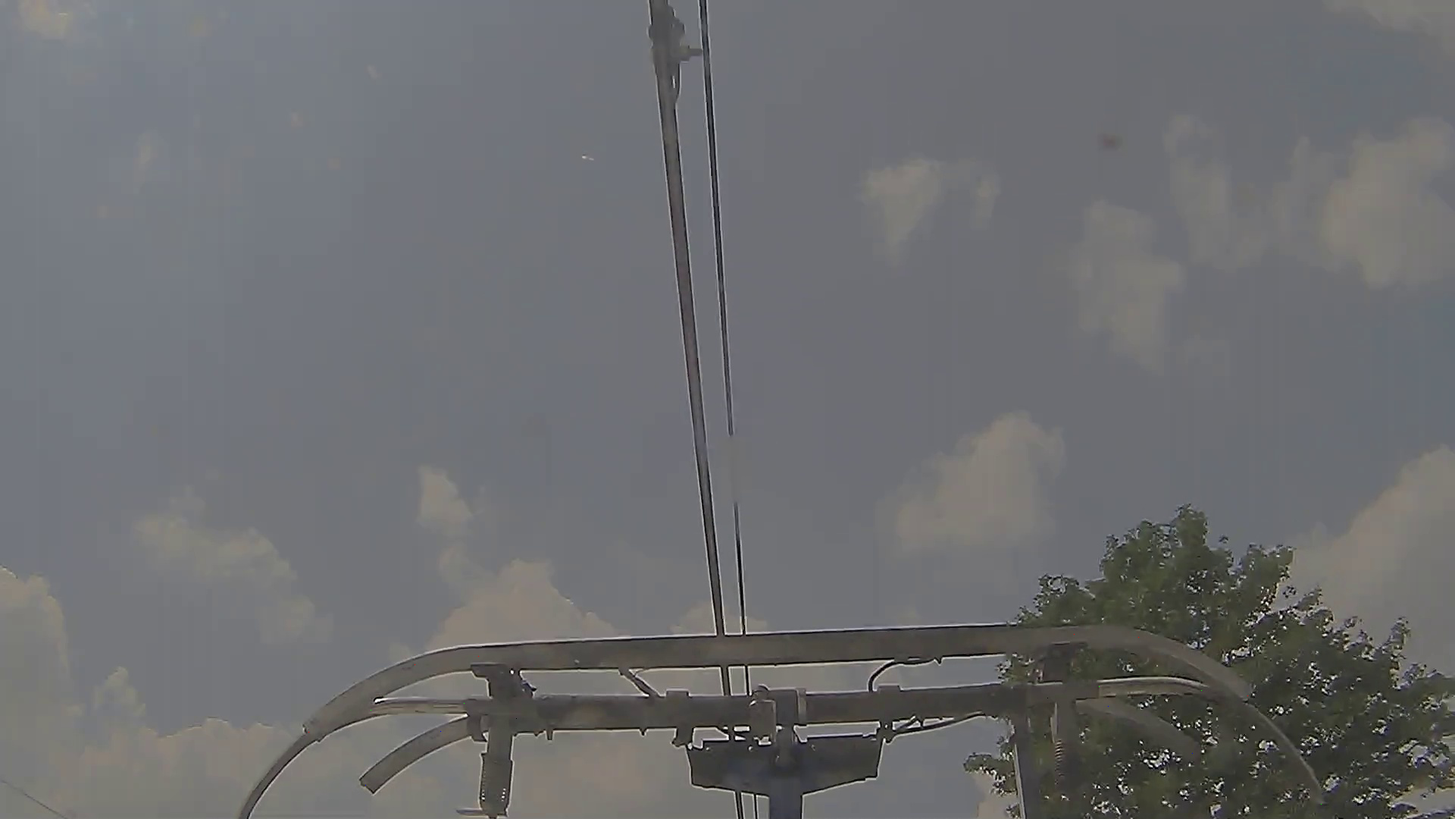
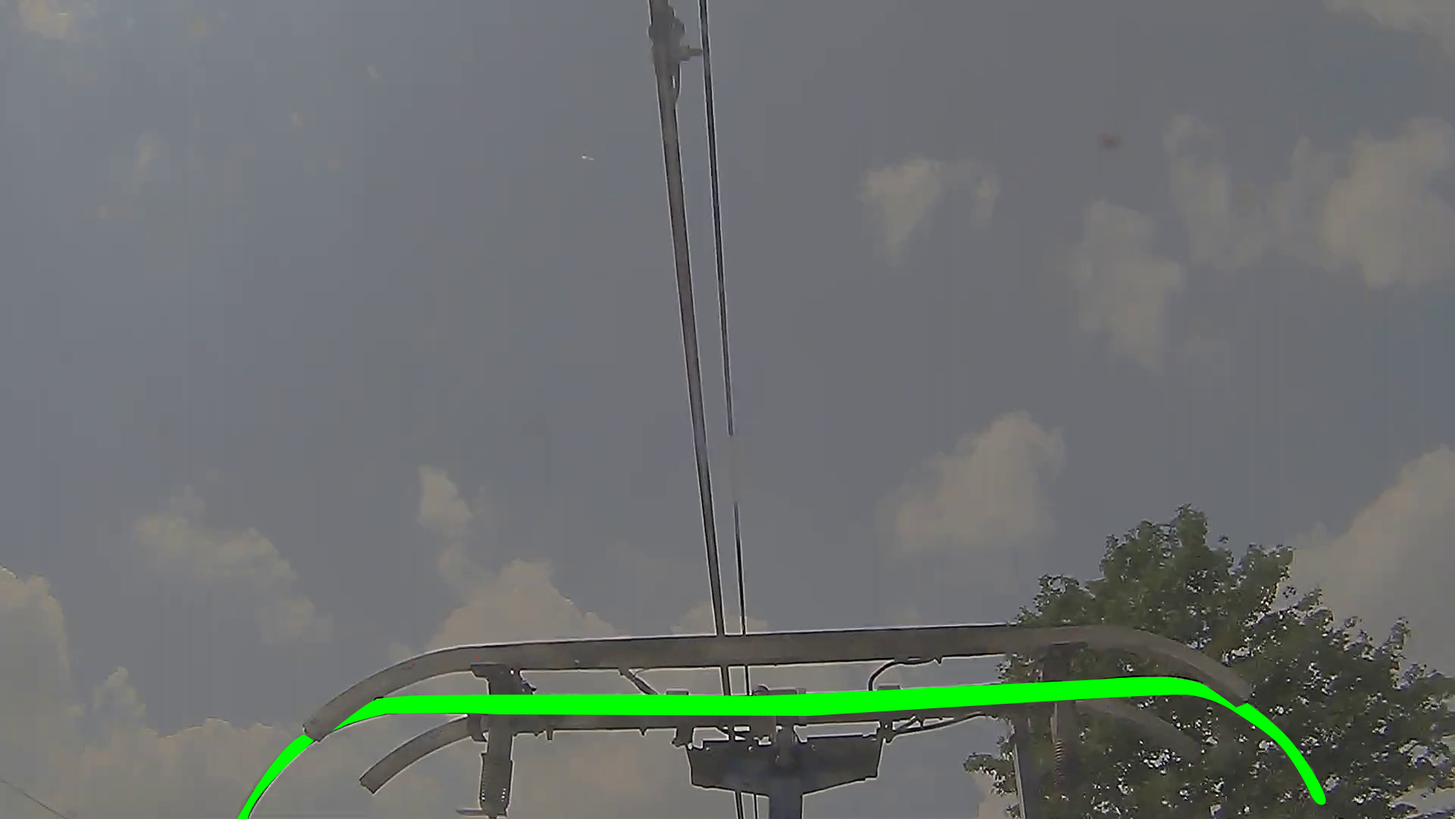
Layered file, before and after one edit (1455x819). Changes by layer:
showed "mask" (2nd of 3, in "middle_bar") over [237, 676, 1327, 819]
